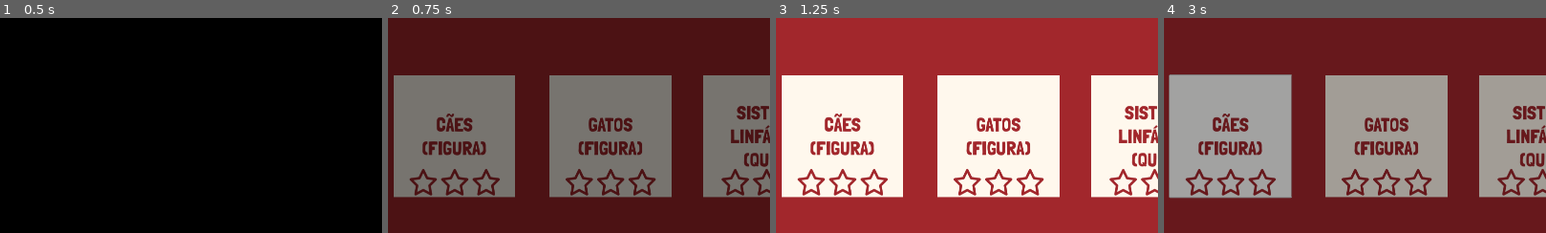
Above: before the commit, frames 1-4 (left to right).
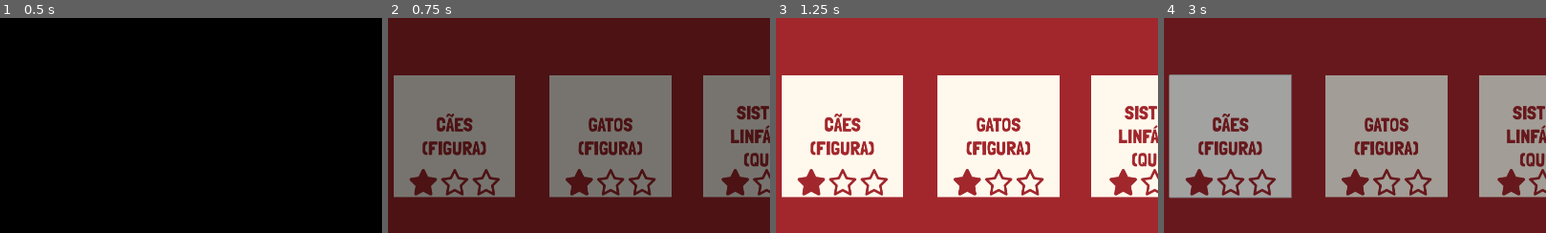
Above: after the commit, the same moments.

Repository: telmotrooper/vet-game
Game: Godot game, scene res://main.tscn
The game is run twice, just before and just after one commit, with the same random seed, the same clock (stepped at 60 frames per second) and the same inputs.
Inputs (mouse positions are % of the whole screen's width and height, from its top left):
- Up to frame 1 (0.5 s): no input
- Up to frame 2 (0.75 s): tap Enter at 0.5 s
- Up to frame 3 (1.25 s): no input
- Up to frame 4 (3 s): click (90, 6) at 1.25 s; click (96, 6) at 2 s; click "CÃES (FIGURA)" at 2.75 s
The pictures show only the part of the screen within x 21-71%, y 50-100%; the shares and areas given below are measured in that part.

Frame 1 is identical in both runs. In frame 2, 0.7% of the frame differs, in the area x 5-94%, y 70-82%; in frame 3, 0.9%, in the area x 5-95%, y 70-83%; in frame 4, 0.8%.

Commit message:
workign on stars

Diff:
--- a/autoload/game_state.gd
+++ b/autoload/game_state.gd
@@ -1,6 +1,8 @@
 extends Node
 
 @onready var audio_stream_player = $AudioStreamPlayer
+
+var stars_per_level: Dictionary = {}
 
 func toggle_volume() -> void:
 	$AudioStreamPlayer.playing = !$AudioStreamPlayer.playing
--- a/title_screen/level_button.gd
+++ b/title_screen/level_button.gd
@@ -2,5 +2,10 @@
 
 @export var target_scene: String
 
+func _ready() -> void:
+	for child in get_children():
+		if child is LevelStarCounter:
+			child.set_stars(1)
+
 func _pressed() -> void:
 	GameState.load_scene(target_scene)
--- a/ui/level_star_counter.gd
+++ b/ui/level_star_counter.gd
@@ -1,13 +1,10 @@
+class_name LevelStarCounter
 extends HBoxContainer
 
 @export var empty_star: Texture2D
 @export var filled_star: Texture2D
 
-# Called when the node enters the scene tree for the first time.
-func _ready() -> void:
-	pass # Replace with function body.
-
-
-# Called every frame. 'delta' is the elapsed time since the previous frame.
-func _process(delta: float) -> void:
-	pass
+func set_stars(quantity: int):
+	$Star.texture = filled_star if quantity >= 1 else empty_star
+	$Star2.texture = filled_star if quantity >= 2 else empty_star
+	$Star3.texture = filled_star if quantity >= 3 else empty_star
